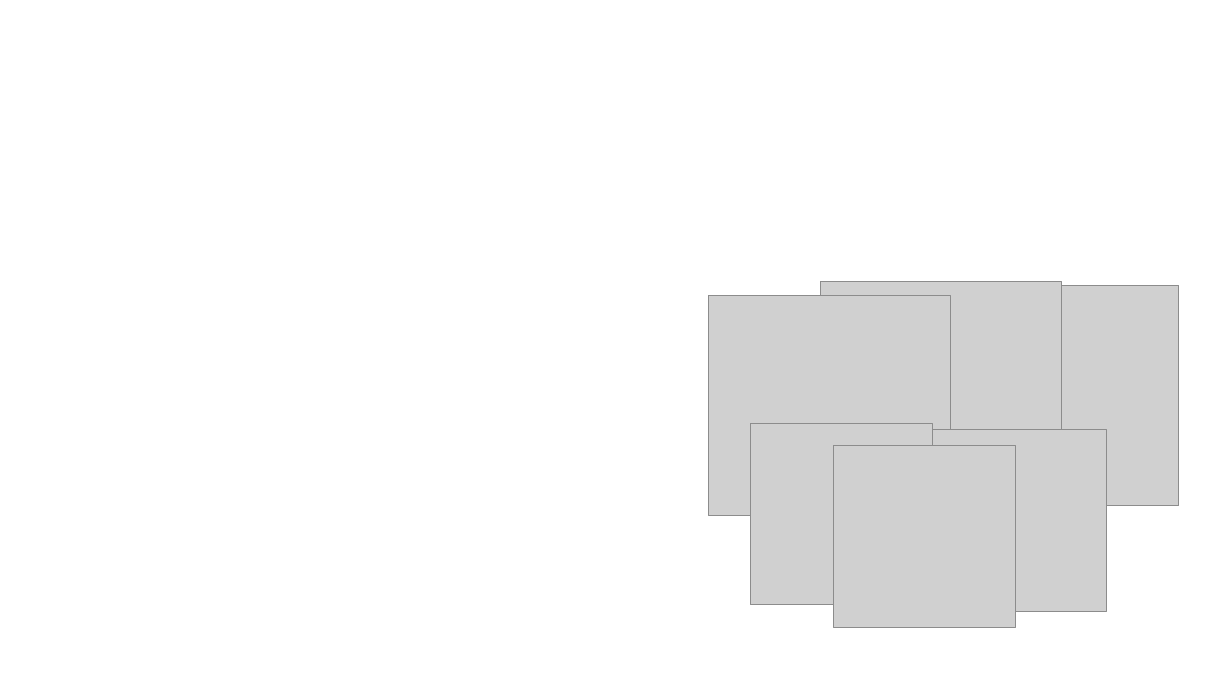
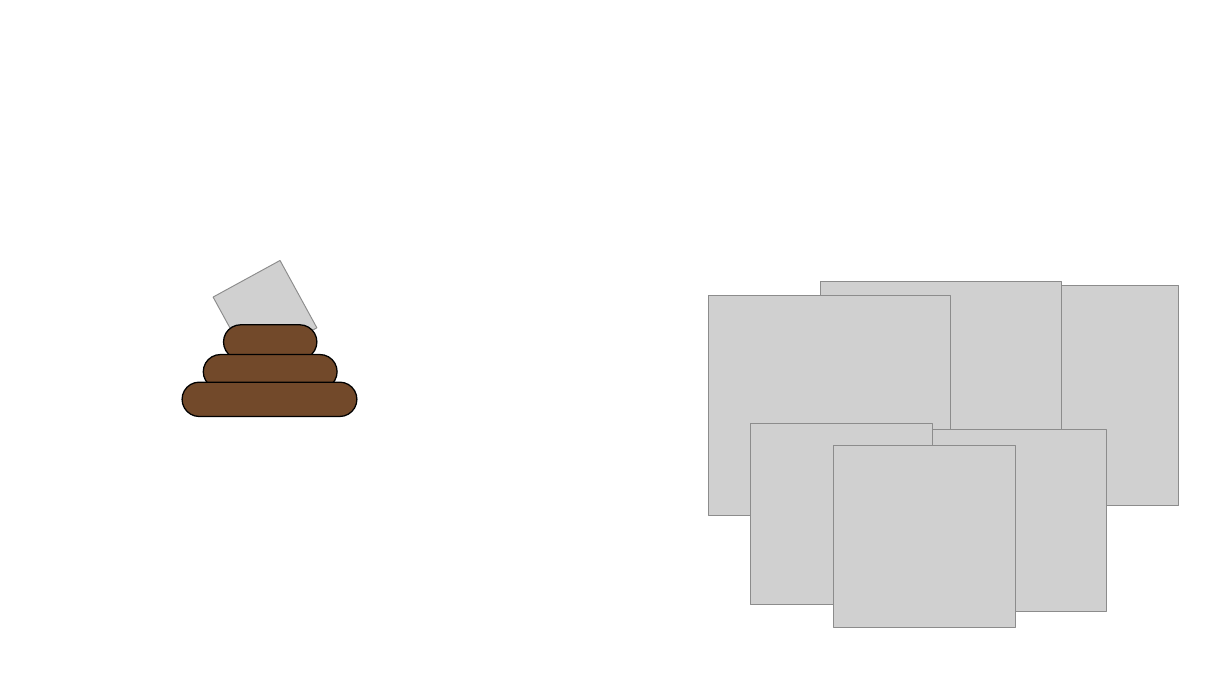
Before and after one commit to Ematusz/Litness, a slide deck: slide 3 of litorshiticons.pptx. Drawn at 1232x693 pixels with LibreOffice and Linux fonts; fonts in the diff are those of the drawing; grey boxes stand for pictures. Boxes give left, top, right and bottom in pixels: in the first picture for what was removed or moved away, otherwise in the second. Text is boxed around its words. In the diff, an @@ line names an element or a change of style, - is before the commit and + after.

```diff
--- a/litorshiticons.pptx
+++ b/litorshiticons.pptx
@@ group added at <box>182,261,357,417</box>: 3 rounded rectangles, 1 picture @@
```
Also in this commit, not shown: 1 other slide changed, 1 slide added, 12 other files.
